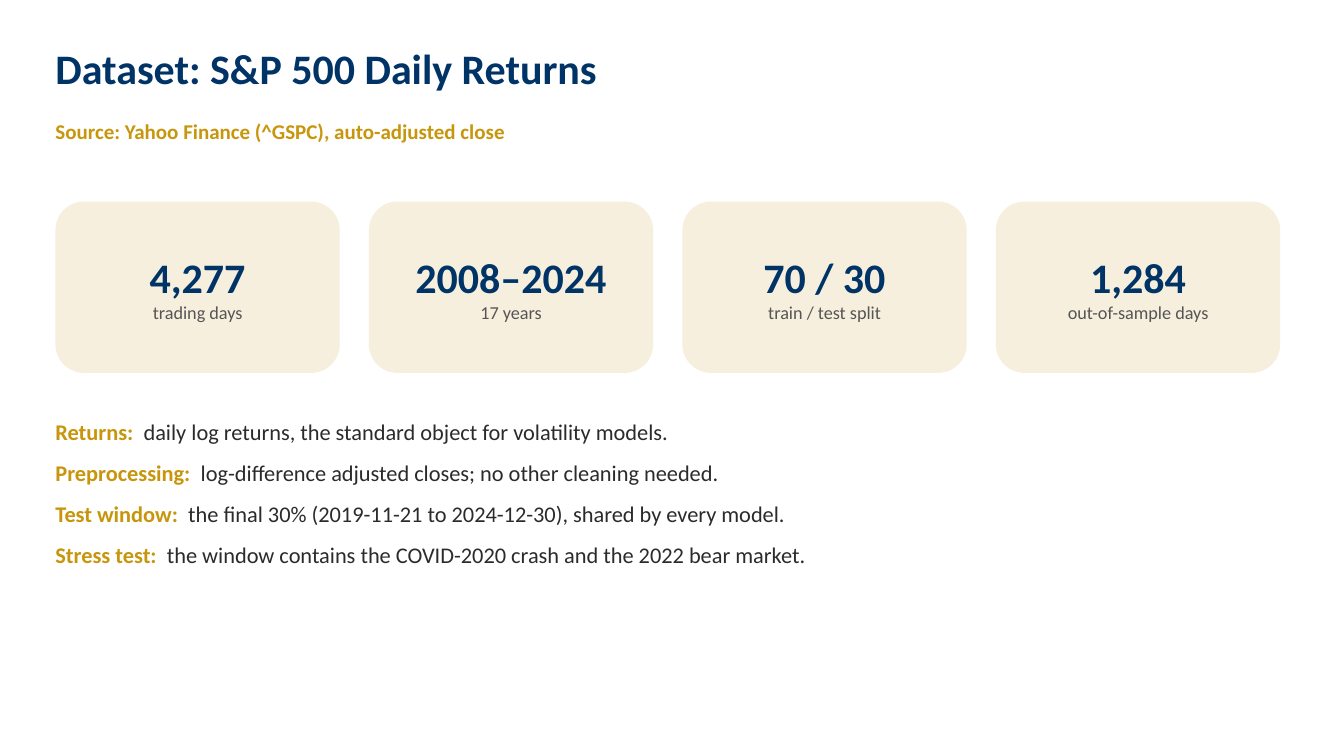
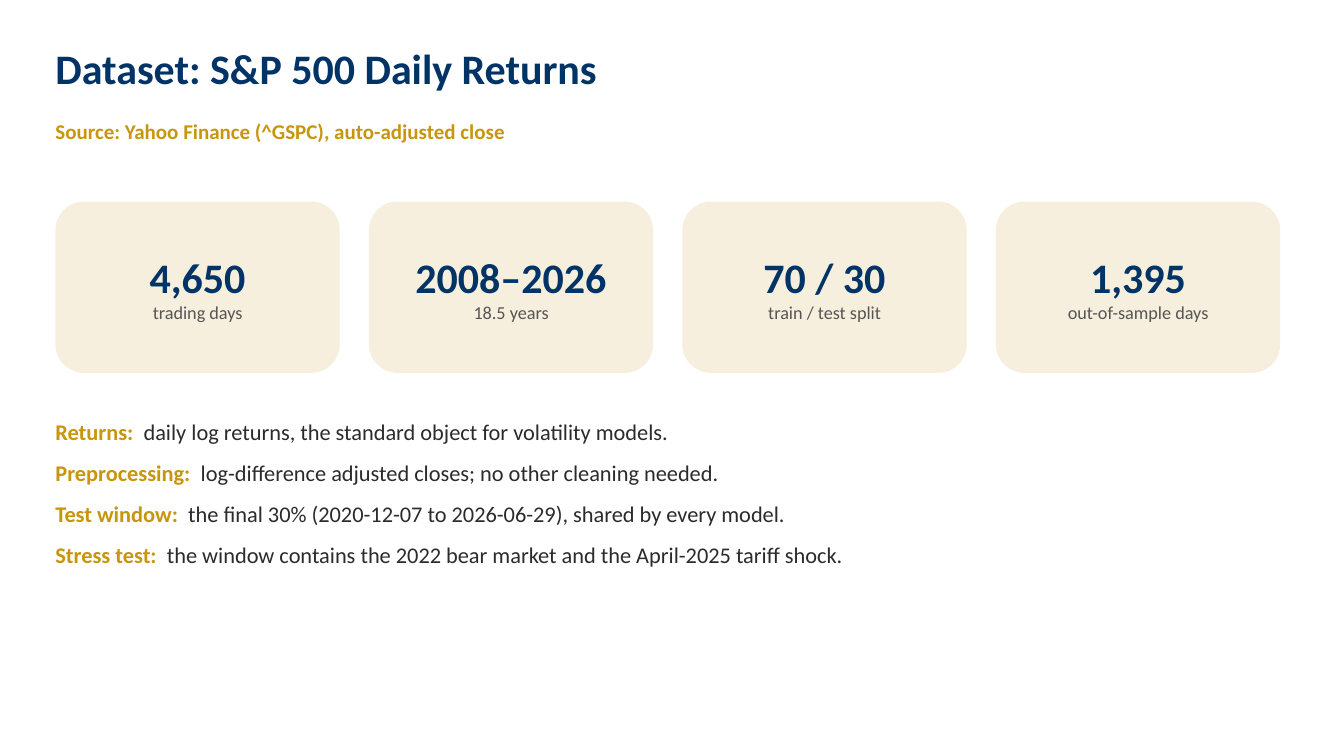
Before and after one commit to iitgF/T9, a slide deck: slide 5 of Project_Video_Presentation.pptx. Drawn at 1344x756 pixels with LibreOffice and Linux fonts; fonts in the diff are those of the drawing. Boxes give left, top, right and bottom in pixels: in the first picture for what was removed or moved away, otherwise in the second. Text is boxed around its words. In the diff, an @@ line names an element or a change of style, - is before the commit and + after.

```diff
--- a/Project_Video_Presentation.pptx
+++ b/Project_Video_Presentation.pptx
@@ text at bbox=[150, 264, 246, 299]: text changed @@
-4,277
+4,650
@@ text at bbox=[415, 264, 606, 322]: text changed @@
-2008–2024
-17 years
+2008–2026
+18.5 years
@@ text at bbox=[1090, 265, 1186, 299]: text changed @@
-1,284
+1,395
@@ text at bbox=[55, 506, 842, 567]: text changed @@
-Test window: the final 30% (2019-11-21 to 2024-12-30), shared by every model.
-Stress test: the window contains the COVID-2020 crash and the 2022 bear market.
+Test window: the final 30% (2020-12-07 to 2026-06-29), shared by every model.
+Stress test: the window contains the 2022 bear market and the April-2025 tariff shock.
```
Also in this commit, not shown: 4 other slides changed, 9 other files.
